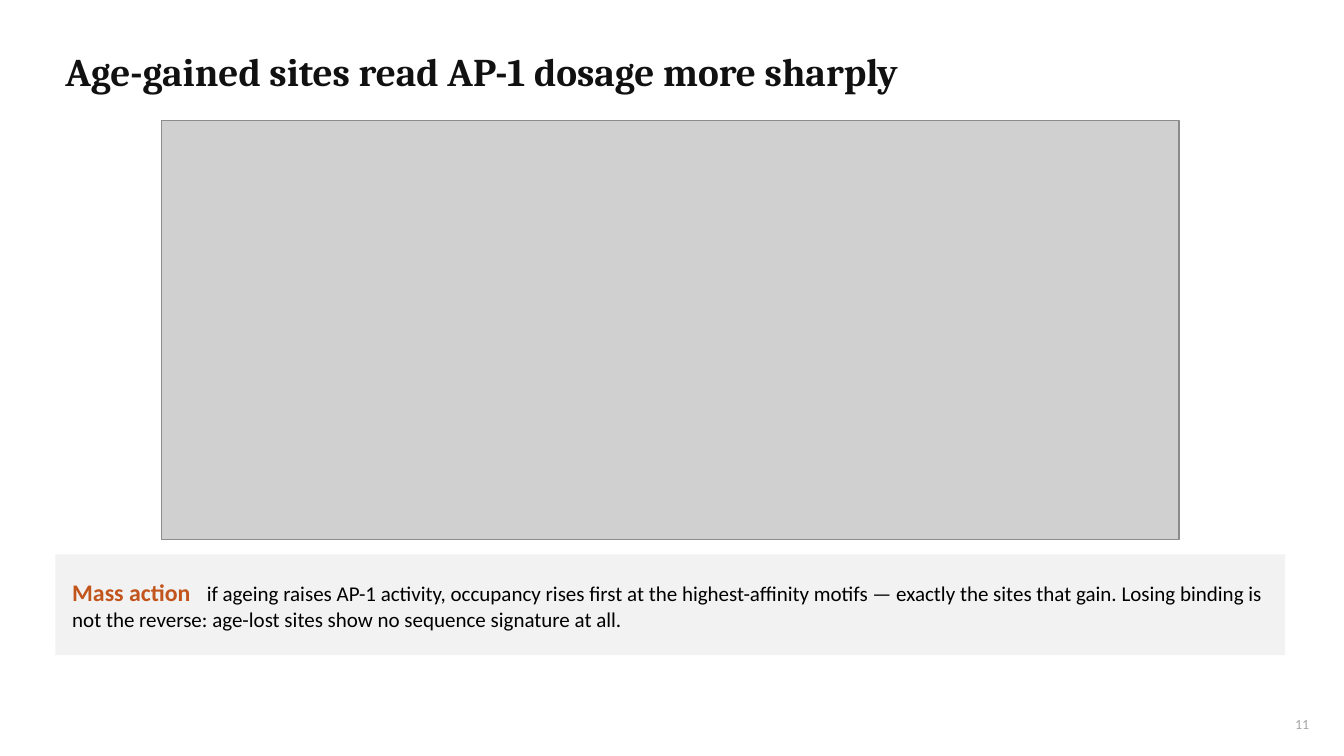
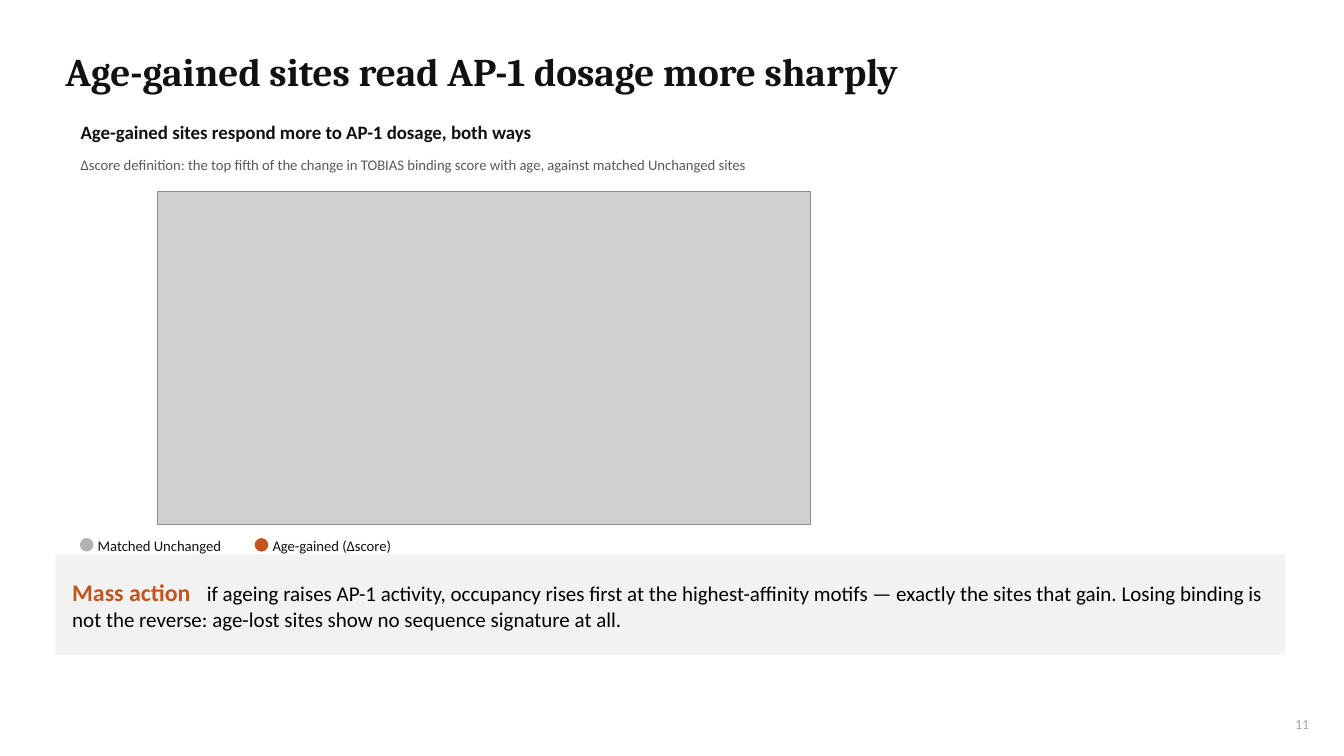
Before and after one commit to cytokine4242/Alpha_Genome_Ap1, a slide deck: slide 11 of Analysis/AP1_AlphaGenome_results.pptx. Drawn at 1344x756 pixels with LibreOffice and Linux fonts; fonts in the diff are those of the drawing; grey boxes stand for pictures. Boxes give left, top, right and bottom in pixels: in the first picture for what was removed or moved away, otherwise in the second. Text is boxed around its words. In the diff, an @@ line names an element or a change of style, - is before the commit and + after.

```diff
--- a/Analysis/AP1_AlphaGenome_results.pptx
+++ b/Analysis/AP1_AlphaGenome_results.pptx
@@ text added at (81,125,531,143), 13.5 pt, text #111111, bold @@
+Age-gained sites respond more to AP-1 dosage, both ways
@@ text added at (81,160,746,173), 10.5 pt, text #595959 @@
+Δscore definition: the top fifth of the change in TOBIAS binding score with age, against matched Unchanged sites
@@ picture: place and size @@
-picture at (161,121,1179,539)
+picture at (157,192,810,524)
@@ ellipse added at (81,538,93,551), fill #B3B2AE, outline #B3B2AE 1 pt @@
@@ ellipse added at (255,538,267,551), fill #C2551C, outline #C2551C 1 pt @@
@@ text added at (98,540,221,554), 10.5 pt, text #111111 @@
+Matched Unchanged
@@ text added at (273,540,391,554), 10.5 pt, text #111111 @@
+Age-gained (Δscore)
```
Also in this commit, not shown: 7 other slides changed, 45 other files.
